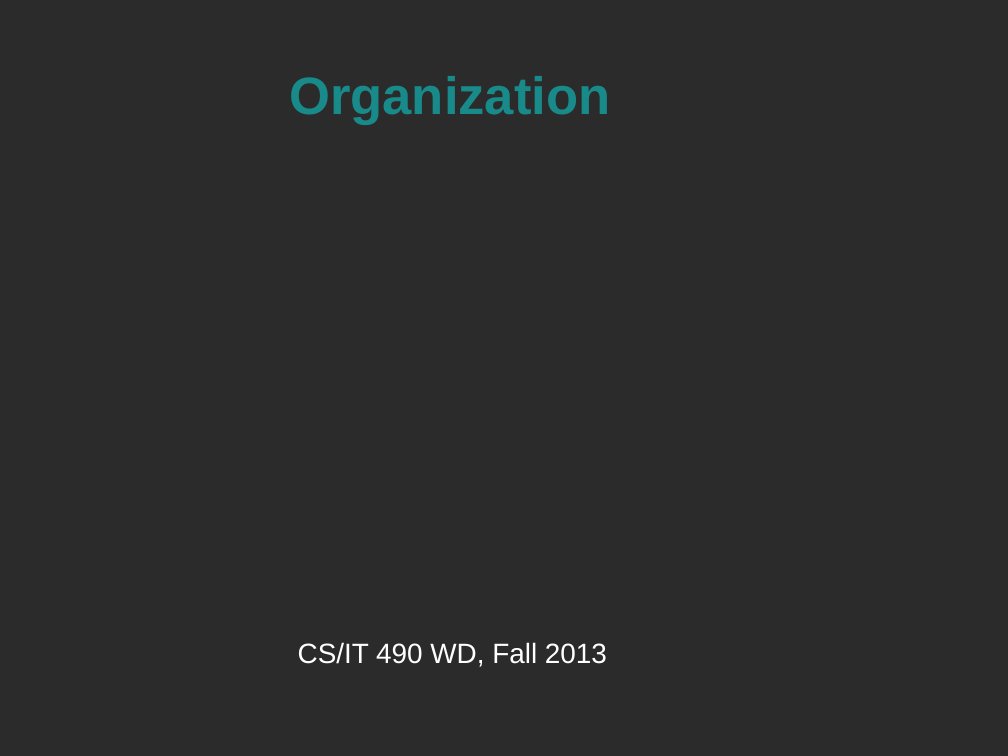
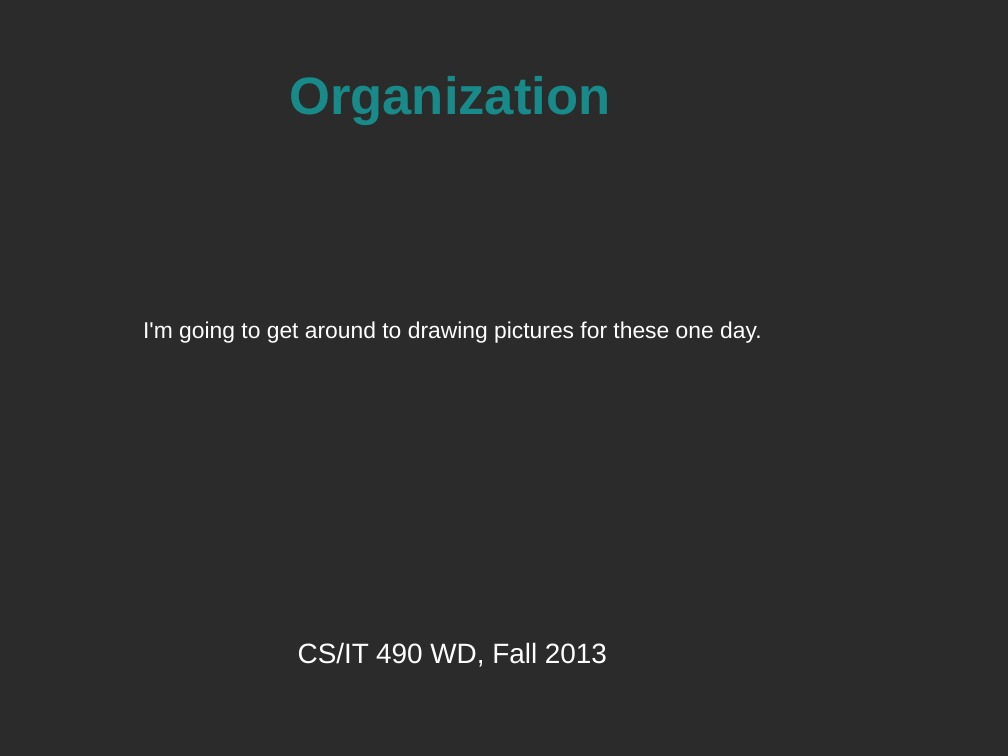
Before and after one commit to spellbindguy/Web-Development, a slide deck: slide 1 of Lectures/05 PHP/Organization.odp. Drawn at 1008x756 pixels with LibreOffice and Linux fonts; fonts in the diff are those of the drawing; background and template pictures are left out; a plain dark background stands for a picture behind light text. Boxes give left, top, right and bottom in pixels: in the first picture for what was removed or moved away, otherwise in the second. Text is boxed around its words. In the diff, an @@ line names an element or a change of style, - is before the commit and + after.

Commit message:
Organization and file io lecture updated

```diff
--- a/Lectures/05 PHP/Organization.odp
+++ b/Lectures/05 PHP/Organization.odp
@@ text added at box(143, 321, 761, 343), 18 pt, text #FFFFFF @@
+I'm going to get around to drawing pictures for these one day.
```
Also in this commit, not shown: 1 other file.
